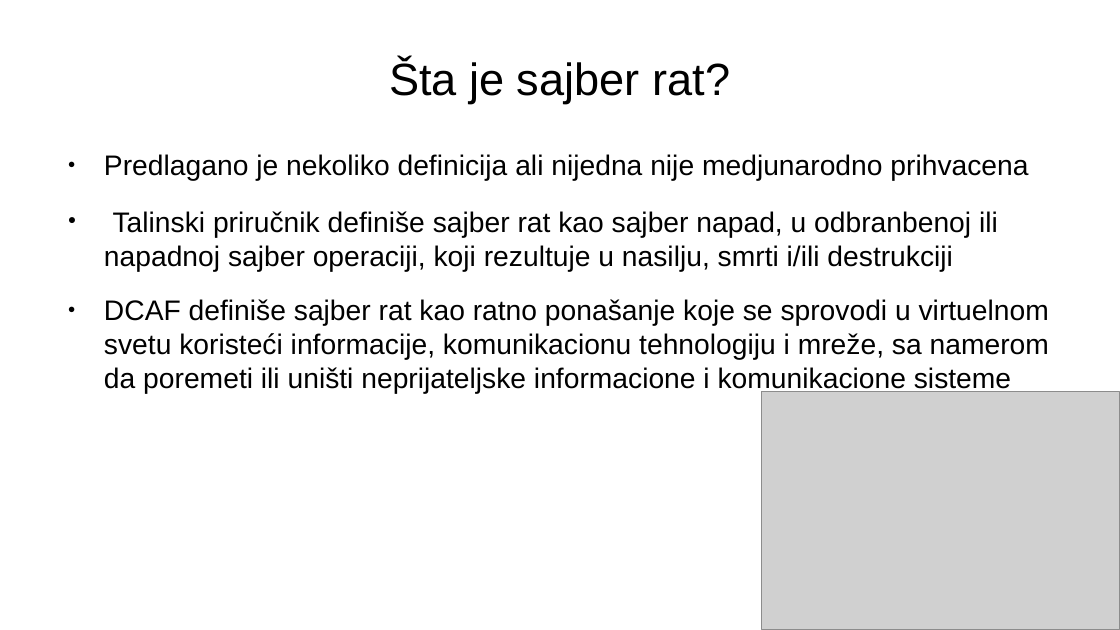
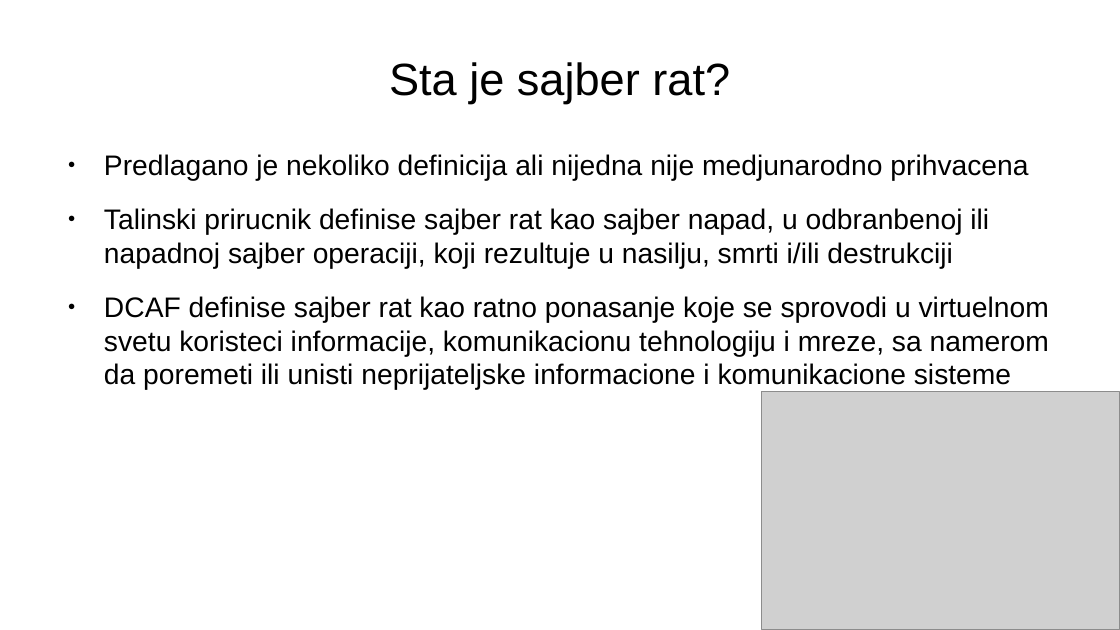
Before and after one commit to vukvuk21/RID, a slide deck: slide 3 of rid_2022_seminarski/mi19120_Luka_Vukotic/Predavanje_2/SajberRat.odp. Drawn at 1120x630 pixels with LibreOffice and Linux fonts; fonts in the diff are those of the drawing; grey boxes stand for pictures. Boxes give left, top, right and bottom in pixels: in the first picture for what was removed or moved away, otherwise in the second. Text is boxed around its words. In the diff, an @@ line names an element or a change of style, - is before the commit and + after.

```diff
--- a/rid_2022_seminarski/mi19120_Luka_Vukotic/Predavanje_2/SajberRat.odp
+++ b/rid_2022_seminarski/mi19120_Luka_Vukotic/Predavanje_2/SajberRat.odp
@@ title at (x1=389, y1=62, x2=730, y2=104): text changed @@
-Šta je sajber rat?
+Sta je sajber rat?
@@ text at (x1=104, y1=208, x2=1049, y2=390): text changed @@
-● Talinski priručnik definiše sajber rat kao sajber napad, u odbranbenoj ili napadnoj sajber operaciji, koji rezultuje u nasilju, smrti i/ili destrukciji
-● DCAF definiše sajber rat kao ratno ponašanje koje se sprovodi u virtuelnom svetu koristeći informacije, komunikacionu tehnologiju i mreže, sa namerom da poremeti ili uništi neprijateljske informacione i komunikacione sisteme
+● Talinski prirucnik definise sajber rat kao sajber napad, u odbranbenoj ili napadnoj sajber operaciji, koji rezultuje u nasilju, smrti i/ili destrukciji
+● DCAF definise sajber rat kao ratno ponasanje koje se sprovodi u virtuelnom svetu koristeci informacije, komunikacionu tehnologiju i mreze, sa namerom da poremeti ili unisti neprijateljske informacione i komunikacione sisteme
```
Also in this commit, not shown: 4 other slides changed, 8 other files.
